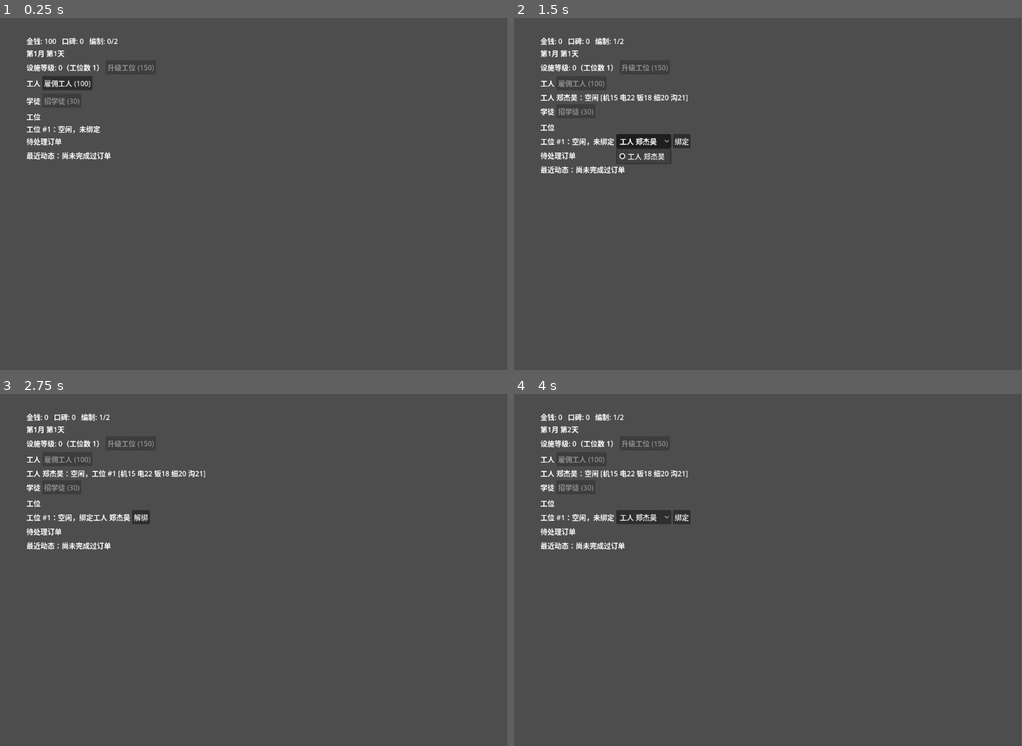
Above: before the commit, frames 1-4 (two rows, left to right).
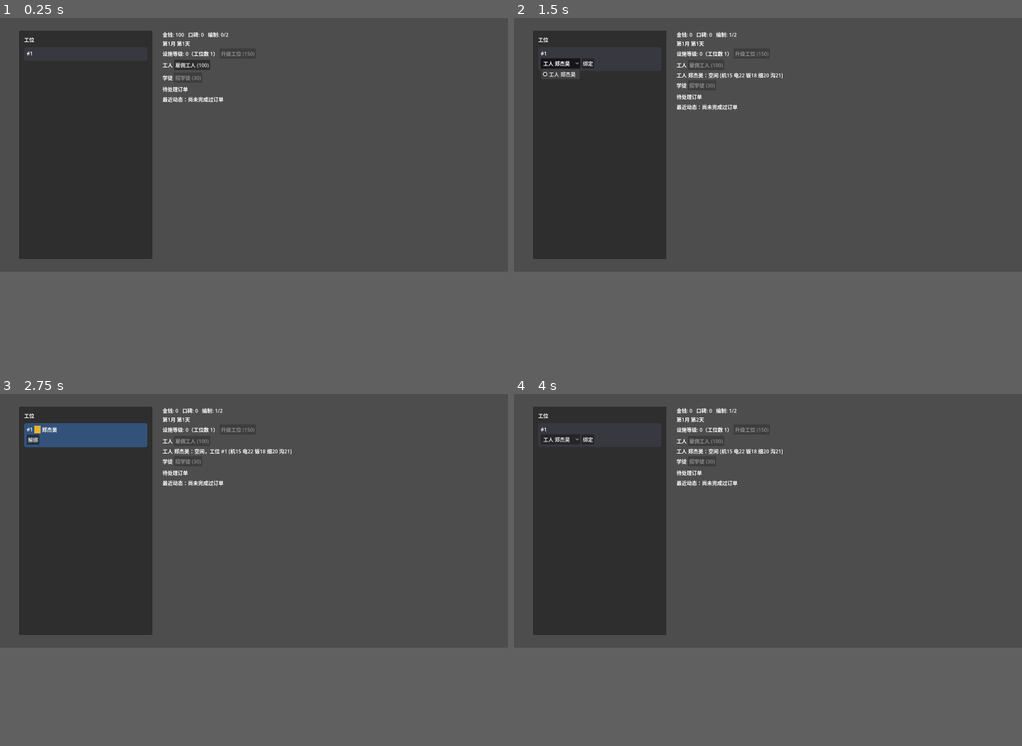
Above: after the commit, the same moments.

Repository: XinLiucc/cocos-game-project
Game: Godot game, scene res://scenes/Main.tscn
Two runs of this game, one before a commit and one after it. Both use one fixed random seed, a clock stepped at 60 frames per second and the inputs below.
Inputs (mouse positions are in pixels of both pictures, inside the frame that each line leads up to):
- Up to frame 1 (0.25 s): no input
- Up to frame 2 (1.5 s): click "雇佣工人 (100)" at 0.5 s; click "工人 郑杰昊" at 1.25 s
- Up to frame 3 (2.75 s): click "绑定" at 2 s
- Up to frame 4 (4 s): click "解绑" at 2.75 s; tap Enter at 3.5 s; move the mouse to (879, 552) at 3.52 s; hold D from 3.53 s (still down); tap B at 3.6 s; click (879, 552) at 3.67 s; tap Space at 3.77 s
In our replay, the window is 799x555 before the commit and 800x400 after it. These sizes can differ from the game's own. Grey fills any space a smaller window leaves; there, only what the larger window draws over its background counts as a difference.

The runs differ from the first frame. In frame 1, 16% of the frame differs, in the area x 3-51%, y 3-69%; in frame 2, 15%; in frame 3, 17%, in the area x 3-58%, y 3-69%; in frame 4, 16%.

Commit message:
Add visual station floor with placeholder geometry
Replace the plain-text station list with a real 2D scene panel: each
station is a colored slot showing worker/apprentice tokens, a
car-colored block while a job is active, and a progress bar. Bind/
assign interactions are unchanged, just reskinned. Adds OrderType.color
for car-type identification and widens the window for a two-column
layout.

Diff:
--- a/car_repair_shop/project.godot
+++ b/car_repair_shop/project.godot
@@ -22,4 +22,5 @@
 
 [display]
 
+window/size/viewport_width=1600
 window/size/viewport_height=800
--- a/car_repair_shop/resources/orders/sedan.tres
+++ b/car_repair_shop/resources/orders/sedan.tres
@@ -7,3 +7,4 @@
 car_name = "家用轿车"
 payout = 30
 primary_attribute = "mechanical"
+color = Color(0.75, 0.75, 0.78, 1)
--- a/car_repair_shop/resources/orders/sports_car.tres
+++ b/car_repair_shop/resources/orders/sports_car.tres
@@ -10,3 +10,4 @@
 reputation_gain = 3
 min_reputation = 25
 primary_attribute = "electrical"
+color = Color(0.85, 0.15, 0.15, 1)
--- a/car_repair_shop/resources/orders/suv.tres
+++ b/car_repair_shop/resources/orders/suv.tres
@@ -10,3 +10,4 @@
 reputation_gain = 2
 min_reputation = 10
 primary_attribute = "bodywork"
+color = Color(0.35, 0.55, 0.3, 1)
--- a/car_repair_shop/scenes/Main.tscn
+++ b/car_repair_shop/scenes/Main.tscn
@@ -5,80 +5,108 @@
 [node name="root" type="Node2D" unique_id=461627710]
 script = ExtResource("1_elqb8")
 
-[node name="UI" type="VBoxContainer" parent="." unique_id=2115017723]
-offset_left = 60.0
-offset_top = 40.0
-offset_right = 60.0
-offset_bottom = 40.0
+[node name="UIRoot" type="CanvasLayer" parent="." unique_id=1195680225]
 
-[node name="MoneyLabel" type="Label" parent="UI" unique_id=677769128]
+[node name="Margin" type="MarginContainer" parent="UIRoot" unique_id=1218753004]
+anchors_preset = 15
+anchor_right = 1.0
+anchor_bottom = 1.0
+grow_horizontal = 2
+grow_vertical = 2
+theme_override_constants/margin_left = 60
+theme_override_constants/margin_top = 40
+theme_override_constants/margin_right = 60
+theme_override_constants/margin_bottom = 40
+
+[node name="Layout" type="HBoxContainer" parent="UIRoot/Margin" unique_id=1476813207]
+layout_mode = 2
+theme_override_constants/separation = 32
+
+[node name="StationFloorPanel" type="PanelContainer" parent="UIRoot/Margin/Layout" unique_id=33256209]
+custom_minimum_size = Vector2(420, 0)
+layout_mode = 2
+
+[node name="FloorMargin" type="MarginContainer" parent="UIRoot/Margin/Layout/StationFloorPanel" unique_id=358241342]
+layout_mode = 2
+theme_override_constants/margin_left = 16
+theme_override_constants/margin_top = 16
+theme_override_constants/margin_right = 16
+theme_override_constants/margin_bottom = 16
+
+[node name="FloorVBox" type="VBoxContainer" parent="UIRoot/Margin/Layout/StationFloorPanel/FloorMargin" unique_id=184662552]
+layout_mode = 2
+theme_override_constants/separation = 12
+
+[node name="TitleLabel" type="Label" parent="UIRoot/Margin/Layout/StationFloorPanel/FloorMargin/FloorVBox" unique_id=556686442]
+layout_mode = 2
+text = "工位"
+
+[node name="StationSlotsContainer" type="VBoxContainer" parent="UIRoot/Margin/Layout/StationFloorPanel/FloorMargin/FloorVBox" unique_id=1178402630]
+layout_mode = 2
+theme_override_constants/separation = 10
+
+[node name="UI" type="VBoxContainer" parent="UIRoot/Margin/Layout" unique_id=2115017723]
+layout_mode = 2
+size_flags_horizontal = 3
+
+[node name="MoneyLabel" type="Label" parent="UIRoot/Margin/Layout/UI" unique_id=677769128]
 layout_mode = 2
 text = "金钱: 0   口碑: 0"
 
-[node name="DayLabel" type="Label" parent="UI" unique_id=892911621]
+[node name="DayLabel" type="Label" parent="UIRoot/Margin/Layout/UI" unique_id=892911621]
 layout_mode = 2
 text = "第1月 第1天"
 
-[node name="FacilityRow" type="HBoxContainer" parent="UI" unique_id=1702361642]
+[node name="FacilityRow" type="HBoxContainer" parent="UIRoot/Margin/Layout/UI" unique_id=1702361642]
 layout_mode = 2
 
-[node name="FacilityLabel" type="Label" parent="UI/FacilityRow" unique_id=228318238]
+[node name="FacilityLabel" type="Label" parent="UIRoot/Margin/Layout/UI/FacilityRow" unique_id=228318238]
 layout_mode = 2
 text = "工位等级: 0"
 
-[node name="UpgradeButton" type="Button" parent="UI/FacilityRow" unique_id=1024340173]
+[node name="UpgradeButton" type="Button" parent="UIRoot/Margin/Layout/UI/FacilityRow" unique_id=1024340173]
 layout_mode = 2
 text = "升级工位 (150)"
 
-[node name="WorkerHeaderRow" type="HBoxContainer" parent="UI" unique_id=391308646]
+[node name="WorkerHeaderRow" type="HBoxContainer" parent="UIRoot/Margin/Layout/UI" unique_id=391308646]
 layout_mode = 2
 
-[node name="WorkerHeaderLabel" type="Label" parent="UI/WorkerHeaderRow" unique_id=1422346824]
+[node name="WorkerHeaderLabel" type="Label" parent="UIRoot/Margin/Layout/UI/WorkerHeaderRow" unique_id=1422346824]
 layout_mode = 2
 text = "工人"
 
-[node name="HireButton" type="Button" parent="UI/WorkerHeaderRow" unique_id=1833872224]
+[node name="HireButton" type="Button" parent="UIRoot/Margin/Layout/UI/WorkerHeaderRow" unique_id=1833872224]
 layout_mode = 2
 text = "雇佣工人 (100)"
 
-[node name="WorkerListContainer" type="VBoxContainer" parent="UI" unique_id=377368337]
+[node name="WorkerListContainer" type="VBoxContainer" parent="UIRoot/Margin/Layout/UI" unique_id=377368337]
 layout_mode = 2
 
-[node name="ApprenticeHeaderRow" type="HBoxContainer" parent="UI" unique_id=44309608]
+[node name="ApprenticeHeaderRow" type="HBoxContainer" parent="UIRoot/Margin/Layout/UI" unique_id=44309608]
 layout_mode = 2
 
-[node name="ApprenticeHeaderLabel" type="Label" parent="UI/ApprenticeHeaderRow" unique_id=236742885]
+[node name="ApprenticeHeaderLabel" type="Label" parent="UIRoot/Margin/Layout/UI/ApprenticeHeaderRow" unique_id=236742885]
 layout_mode = 2
 text = "学徒"
 
-[node name="HireApprenticeButton" type="Button" parent="UI/ApprenticeHeaderRow" unique_id=1223440591]
+[node name="HireApprenticeButton" type="Button" parent="UIRoot/Margin/Layout/UI/ApprenticeHeaderRow" unique_id=1223440591]
 layout_mode = 2
 text = "招学徒 (30)"
 
-[node name="ApprenticeListContainer" type="VBoxContainer" parent="UI" unique_id=1219550046]
+[node name="ApprenticeListContainer" type="VBoxContainer" parent="UIRoot/Margin/Layout/UI" unique_id=1219550046]
 layout_mode = 2
 
-[node name="StationHeaderRow" type="HBoxContainer" parent="UI" unique_id=2042143425]
+[node name="OrderHeaderRow" type="HBoxContainer" parent="UIRoot/Margin/Layout/UI" unique_id=968383375]
 layout_mode = 2
 
-[node name="StationHeaderLabel" type="Label" parent="UI/StationHeaderRow" unique_id=1467140987]
-layout_mode = 2
-text = "工位"
-
-[node name="StationListContainer" type="VBoxContainer" parent="UI" unique_id=1825845315]
-layout_mode = 2
-
-[node name="OrderHeaderRow" type="HBoxContainer" parent="UI" unique_id=968383375]
-layout_mode = 2
-
-[node name="OrderHeaderLabel" type="Label" parent="UI/OrderHeaderRow" unique_id=900966430]
+[node name="OrderHeaderLabel" type="Label" parent="UIRoot/Margin/Layout/UI/OrderHeaderRow" unique_id=900966430]
 layout_mode = 2
 text = "待处理订单"
 
-[node name="OrderListContainer" type="VBoxContainer" parent="UI" unique_id=2022244783]
+[node name="OrderListContainer" type="VBoxContainer" parent="UIRoot/Margin/Layout/UI" unique_id=2022244783]
 layout_mode = 2
 
-[node name="ResultLabel" type="Label" parent="UI" unique_id=2033812124]
+[node name="ResultLabel" type="Label" parent="UIRoot/Margin/Layout/UI" unique_id=2033812124]
 layout_mode = 2
 text = "最近动态：尚未完成过订单"
 autowrap_mode = 3
--- a/car_repair_shop/scripts/Main.gd
+++ b/car_repair_shop/scripts/Main.gd
@@ -28,17 +28,25 @@
 	"precision": "细心", "communication": "沟通",
 }
 
-@onready var money_label: Label = $UI/MoneyLabel
-@onready var facility_label: Label = $UI/FacilityRow/FacilityLabel
-@onready var upgrade_button: Button = $UI/FacilityRow/UpgradeButton
-@onready var day_label: Label = $UI/DayLabel
-@onready var hire_button: Button = $UI/WorkerHeaderRow/HireButton
-@onready var worker_list_container: VBoxContainer = $UI/WorkerListContainer
-@onready var hire_apprentice_button: Button = $UI/ApprenticeHeaderRow/HireApprenticeButton
-@onready var apprentice_list_container: VBoxContainer = $UI/ApprenticeListContainer
-@onready var station_list_container: VBoxContainer = $UI/StationListContainer
-@onready var order_list_container: VBoxContainer = $UI/OrderListContainer
-@onready var result_label: Label = $UI/ResultLabel
+# 2026-09-01：工位可视化场景占位配色（几何图形，之后替换成像素美术）；三态面板底色按
+# visual_state（0空闲/1已绑人/2工作中）索引，运行时建成 StyleBoxFlat 只建一次、按引用整体替换
+const STATION_COLOR_EMPTY := Color(0.22, 0.22, 0.25)
+const STATION_COLOR_IDLE := Color(0.20, 0.32, 0.48)
+const STATION_COLOR_WORKING := Color(0.18, 0.42, 0.28)
+const WORKER_TOKEN_COLOR := Color(0.90, 0.70, 0.20)
+const APPRENTICE_TOKEN_COLOR := Color(0.55, 0.85, 0.95)
+
+@onready var money_label: Label = $UIRoot/Margin/Layout/UI/MoneyLabel
+@onready var facility_label: Label = $UIRoot/Margin/Layout/UI/FacilityRow/FacilityLabel
+@onready var upgrade_button: Button = $UIRoot/Margin/Layout/UI/FacilityRow/UpgradeButton
+@onready var day_label: Label = $UIRoot/Margin/Layout/UI/DayLabel
+@onready var hire_button: Button = $UIRoot/Margin/Layout/UI/WorkerHeaderRow/HireButton
+@onready var worker_list_container: VBoxContainer = $UIRoot/Margin/Layout/UI/WorkerListContainer
+@onready var hire_apprentice_button: Button = $UIRoot/Margin/Layout/UI/ApprenticeHeaderRow/HireApprenticeButton
+@onready var apprentice_list_container: VBoxContainer = $UIRoot/Margin/Layout/UI/ApprenticeListContainer
+@onready var station_slots_container: VBoxContainer = $UIRoot/Margin/Layout/StationFloorPanel/FloorMargin/FloorVBox/StationSlotsContainer
+@onready var order_list_container: VBoxContainer = $UIRoot/Margin/Layout/UI/OrderListContainer
+@onready var result_label: Label = $UIRoot/Margin/Layout/UI/ResultLabel
 @onready var game_state: Node = get_node("/root/GameState")
 
 # 每个工位一个进行中任务：{"order": Resource, "timer": Timer, "employee_id": int, "station_id": int}
@@ -59,6 +67,8 @@
 # MAX_QUEUE_CAPACITY），预先按上限建好固定数量的行、按下标复用，不用的行隐藏即可
 var _station_rows: Array[Dictionary] = []
 var _order_rows: Array[Dictionary] = []
+# 三态面板底色，_ready() 里按 STATION_COLOR_* 常量建一次，索引即 visual_state
+var _station_style_by_state: Array[StyleBoxFlat] = []
 # 单次操作里 game_state 信号可能连环触发好几次 _update_all()（比如接单要连续
 # set_employee_busy 师傅+学徒两次），改成只打脏标记、_process() 里每帧最多重建一次列表，
 # 避免一次点击引发好几倍的列表重建（这是"点接单修车卡顿"的根因）
@@ -66,6 +76,14 @@
 
 
 func _ready() -> void:
+	for color in [STATION_COLOR_EMPTY, STATION_COLOR_IDLE, STATION_COLOR_WORKING]:
+		var style := StyleBoxFlat.new()
+		style.bg_color = color
+		style.corner_radius_top_left = 6
+		style.corner_radius_top_right = 6
+		style.corner_radius_bottom_left = 6
+		style.corner_radius_bottom_right = 6
+		_station_style_by_state.append(style)
 	order_spawn_timer = Timer.new()
 	order_spawn_timer.wait_time = ORDER_SPAWN_INTERVAL_BY_TIER[0]
 	order_spawn_timer.autostart = true
@@ -87,7 +105,7 @@
 
 
 func _process(_delta: float) -> void:
-	_update_dynamic_texts()
+	_update_dynamic_visuals()
 	if _ui_dirty:
 		_update_all()
 		_ui_dirty = false
@@ -345,21 +363,10 @@
 	_ui_dirty = true
 
 
-func _station_status_text(station: Dictionary) -> String:
-	var worker_id: int = station["worker_id"]
-	var bound_text := "，绑定工人 %s" % game_state.get_employee(worker_id)["name"] if worker_id != -1 else "，未绑定"
-	var job := _find_job_by_station(station["id"])
-	var status_text := "空闲"
-	if not job.is_empty():
-		var order: Resource = job["order"]
-		var timer: Timer = job["timer"]
-		status_text = "工作中（%s 剩余 %.1fs）" % [order.car_name, timer.time_left]
-	return "工位 #%d：%s%s" % [station["id"], status_text, bound_text]
-
-
-# 倒计时文字每帧都在变，但只是给已存在的常驻 Label 重设 .text（不新建节点），
-# 实测这个开销可以忽略（~26 微秒级），不需要挂在 _ui_dirty 脏标记后面
-func _update_dynamic_texts() -> void:
+# 倒计时文字/进度条每帧都在变，但只是给已存在的常驻节点重设数值属性或短文字（不新建节点），
+# 实测文字重设这个开销可以忽略（~26 微秒级），进度条数值更没有排版成本，不需要挂在 _ui_dirty
+# 脏标记后面
+func _update_dynamic_visuals() -> void:
 	for i in range(MAX_QUEUE_CAPACITY):
 		var entry: Dictionary = _order_rows[i]
 		var row: HBoxContainer = entry["row"]
@@ -379,10 +386,13 @@
 		if i >= game_state.stations.size():
 			break
 		var entry: Dictionary = _station_rows[i]
-		var text := _station_status_text(game_state.stations[i])
-		var label: Label = entry["label"]
-		if label.text != text:
-			label.text = text
+		var job := _find_job_by_station(game_state.stations[i]["id"])
+		if job.is_empty():
+			continue
+		var timer: Timer = job["timer"]
+		var progress: float = 1.0 - timer.time_left / timer.wait_time if timer.wait_time > 0.0 else 1.0
+		(entry["progress_bar"] as ProgressBar).value = progress
+		(entry["time_label"] as Label).text = "%.1fs" % timer.time_left
 
 
 const _ATTRIBUTE_ONE_CHAR := {
@@ -701,7 +711,90 @@
 	entry["available_worker_ids"] = available_worker_ids
 
 
-func _update_station_list() -> void:
+func _create_station_slot(i: int) -> Dictionary:
+	# 工位插槽是一个盒子（PanelContainer 背景色随三态切换），里面依次是：状态行
+	# （编号+工人色块+工人名+带教学徒小色块+车辆色块+倒计时）、进度条、绑定/分配操作区
+	# （= 原来的 action_container，绑定/解绑逻辑完全复用 _rebuild_station_action_widgets）。
+	# ColorRect/ProgressBar 默认 mouse_filter=STOP 会挡住点击，纯装饰部分都要显式设成 IGNORE
+	var slot := PanelContainer.new()
+	slot.mouse_filter = Control.MOUSE_FILTER_PASS
+	slot.add_theme_stylebox_override("panel", _station_style_by_state[0])
+
+	var slot_margin := MarginContainer.new()
+	slot_margin.mouse_filter = Control.MOUSE_FILTER_IGNORE
+	for side in ["left", "top", "right", "bottom"]:
+		slot_margin.add_theme_constant_override("margin_%s" % side, 8)
+	slot.add_child(slot_margin)
+
+	var slot_vbox := VBoxContainer.new()
+	slot_vbox.mouse_filter = Control.MOUSE_FILTER_IGNORE
+	slot_margin.add_child(slot_vbox)
+
+	var top_row := HBoxContainer.new()
+	top_row.mouse_filter = Control.MOUSE_FILTER_IGNORE
+	slot_vbox.add_child(top_row)
+
+	var id_label := Label.new()
+	id_label.text = "#%d" % (i + 1)
+	id_label.mouse_filter = Control.MOUSE_FILTER_IGNORE
+	top_row.add_child(id_label)
+
+	var worker_token := ColorRect.new()
+	worker_token.custom_minimum_size = Vector2(20, 20)
+	worker_token.color = WORKER_TOKEN_COLOR
+	worker_token.mouse_filter = Control.MOUSE_FILTER_IGNORE
+	worker_token.visible = false
+	top_row.add_child(worker_token)
+
+	var worker_name_label := Label.new()
+	worker_name_label.mouse_filter = Control.MOUSE_FILTER_IGNORE
+	top_row.add_child(worker_name_label)
+
+	var apprentice_token := ColorRect.new()
+	apprentice_token.custom_minimum_size = Vector2(12, 12)
+	apprentice_token.color = APPRENTICE_TOKEN_COLOR
+	apprentice_token.mouse_filter = Control.MOUSE_FILTER_IGNORE
+	apprentice_token.visible = false
+	top_row.add_child(apprentice_token)
+
+	var spacer := Control.new()
+	spacer.size_flags_horizontal = Control.SIZE_EXPAND_FILL
+	spacer.mouse_filter = Control.MOUSE_FILTER_IGNORE
+	top_row.add_child(spacer)
+
+	var car_token := ColorRect.new()
+	car_token.custom_minimum_size = Vector2(36, 20)
+	car_token.mouse_filter = Control.MOUSE_FILTER_IGNORE
+	car_token.visible = false
+	top_row.add_child(car_token)
+
+	var time_label := Label.new()
+	time_label.mouse_filter = Control.MOUSE_FILTER_IGNORE
+	time_label.visible = false
+	top_row.add_child(time_label)
+
+	var progress_bar := ProgressBar.new()
+	progress_bar.min_value = 0.0
+	progress_bar.max_value = 1.0
+	progress_bar.show_percentage = false
+	progress_bar.mouse_filter = Control.MOUSE_FILTER_IGNORE
+	progress_bar.visible = false
+	slot_vbox.add_child(progress_bar)
+
+	var action_container := HBoxContainer.new()
+	slot_vbox.add_child(action_container)
+
+	station_slots_container.add_child(slot)
+
+	return {
+		"slot": slot, "worker_token": worker_token, "worker_name_label": worker_name_label,
+		"apprentice_token": apprentice_token, "car_token": car_token, "time_label": time_label,
+		"progress_bar": progress_bar, "action_container": action_container,
+		"visual_state": -1, "bound_worker_id": -2, "available_worker_ids": [-2],
+	}
+
+
+func _update_station_floor() -> void:
 	var bound_worker_ids: Array = game_state.bound_worker_ids()
 	for i in range(game_state.stations.size()):
 		var s: Dictionary = game_state.stations[i]
@@ -709,19 +802,30 @@
 		if i < _station_rows.size():
 			entry = _station_rows[i]
 		else:
-			var row := HBoxContainer.new()
-			var label := Label.new()
-			row.add_child(label)
-			var action_container := HBoxContainer.new()
-			row.add_child(action_container)
-			entry = {
-				"row": row, "label": label, "action_container": action_container,
-				"bound_worker_id": -2, "available_worker_ids": [-2],
-			}
+			entry = _create_station_slot(i)
 			_station_rows.append(entry)
-			station_list_container.add_child(row)
 
 		var worker_id: int = s["worker_id"]
+		var job := _find_job_by_station(s["id"])
+		var visual_state := 0 if worker_id == -1 else (2 if not job.is_empty() else 1)
+		if visual_state != entry["visual_state"]:
+			(entry["slot"] as PanelContainer).add_theme_stylebox_override("panel", _station_style_by_state[visual_state])
+			entry["visual_state"] = visual_state
+
+		(entry["worker_token"] as ColorRect).visible = worker_id != -1
+		var worker_name: String = game_state.get_employee(worker_id)["name"] if worker_id != -1 else ""
+		var worker_name_label: Label = entry["worker_name_label"]
+		if worker_name_label.text != worker_name:
+			worker_name_label.text = worker_name
+
+		var has_job := not job.is_empty()
+		(entry["car_token"] as ColorRect).visible = has_job
+		(entry["time_label"] as Label).visible = has_job
+		(entry["progress_bar"] as ProgressBar).visible = has_job
+		(entry["apprentice_token"] as ColorRect).visible = has_job and job.get("apprentice_id", -1) != -1
+		if has_job:
+			(entry["car_token"] as ColorRect).color = (job["order"] as Resource).color
+
 		var available_worker_ids: Array = []
 		if worker_id == -1:
 			for w in game_state.station_eligible_employees():
@@ -749,5 +853,5 @@
 	_update_labels()
 	_update_worker_list()
 	_update_apprentice_list()
-	_update_station_list()
+	_update_station_floor()
 	_update_pending_order_list()
--- a/car_repair_shop/scripts/OrderType.gd
+++ b/car_repair_shop/scripts/OrderType.gd
@@ -8,3 +8,5 @@
 @export var min_reputation: int = 0
 # 2026-08-16：这种车型最吃工人的哪项硬技能（对应 GameState.ATTRIBUTE_KEYS），决定实际耗时
 @export var primary_attribute: String = "mechanical"
+# 2026-09-01：工位可视化场景里车辆色块的颜色，占位几何美术阶段的车型识别方式
+@export var color: Color = Color.WHITE
